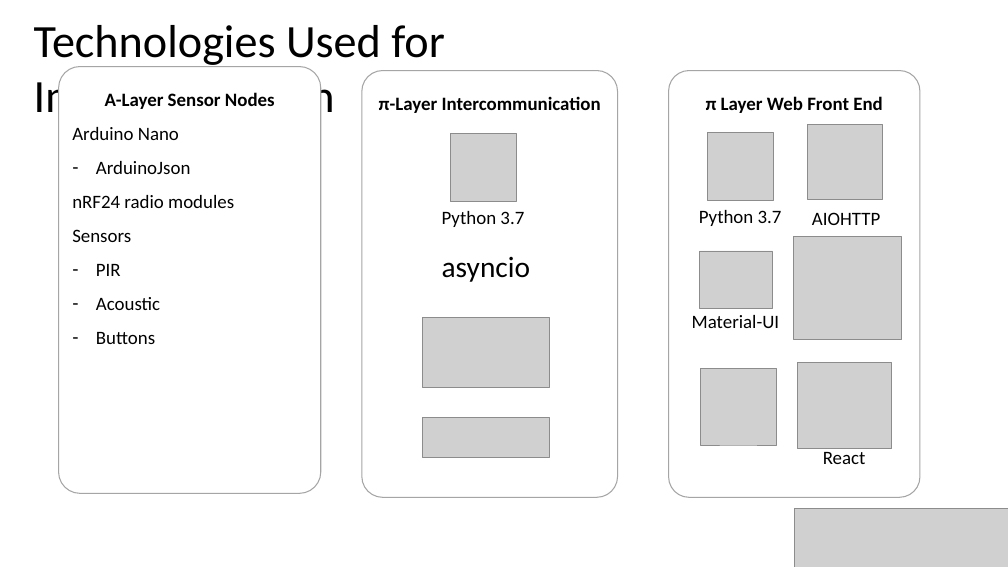
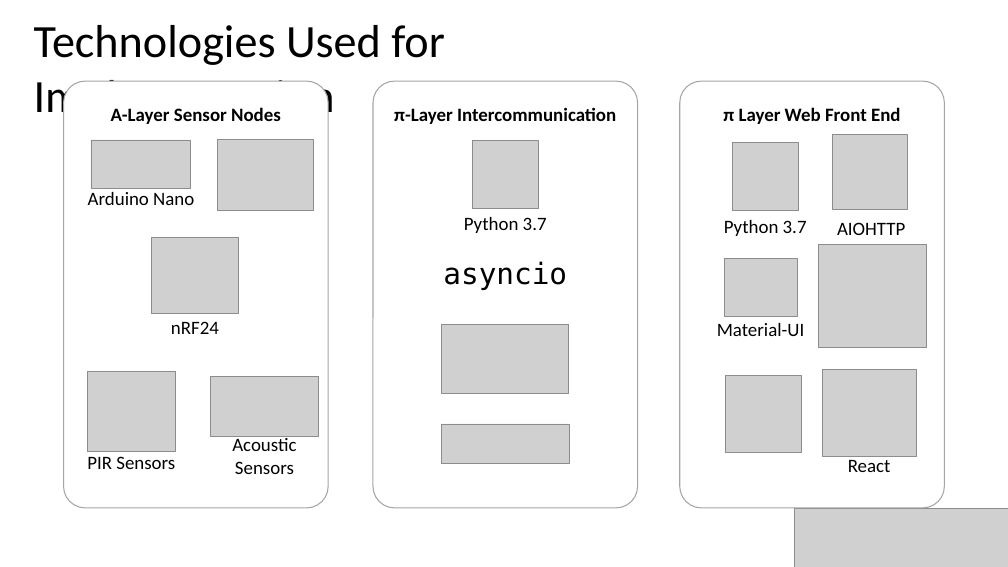
Before and after one commit to gregjhansell97/hive-map, a slide deck: slide 6 of presentation.pptx. Drawn at 1008x567 pixels with LibreOffice and Linux fonts; fonts in the diff are those of the drawing; grey boxes stand for pictures. Boxes give left, top, right and bottom in pixels: in the first picture for what was removed or moved away, otherwise in the second. Text is boxed around its words. In the diff, an @@ line names an element or a change of style, - is before the commit and + after.

```diff
--- a/presentation.pptx
+++ b/presentation.pptx
@@ rounded rectangle "A-Layer Sensor Nodes": place and size @@
-rounded rectangle "A-Layer Sensor Nodes" at (59,67,321,494)
+rounded rectangle "A-Layer Sensor Nodes" at (64,81,328,508)
@@ rounded rectangle "π-Layer Intercommunication": place and size @@
-rounded rectangle "π-Layer Intercommunication" at (362,70,618,498)
+rounded rectangle "π-Layer Intercommunication" at (373,81,637,508)
@@ rounded rectangle "π Layer Web Front End": place and size @@
-rounded rectangle "π Layer Web Front End" at (668,70,920,498)
+rounded rectangle "π Layer Web Front End" at (680,81,944,508)
@@ text in rounded rectangle at (72,127,234,344): paragraphs removed @@
-Arduino Nano
-– ArduinoJson
-nRF24 radio modules
-Sensors
-– PIR
-– Acoustic
-– Buttons
@@ picture: place and size @@
-picture at (450,134,516,202)
+picture at (473,140,538,208)
@@ 2 pictures, 1 text: place and size @@
-2 pictures, 1 text at (423,211,550,457)
+2 pictures, 1 text at (442,217,569,464)
@@ 5 pictures, 4 texts: place and size @@
-5 pictures, 4 texts at (692,125,892,464)
+5 pictures, 4 texts at (717,135,917,472)
@@ text "asyncio" at (443,261,567,290): font Calibri to DejaVu Sans Mono @@
@@ picture: place and size @@
-picture at (794,237,902,340)
+picture at (819,244,927,347)
@@ group added at (87,139,319,474): 5 pictures, 4 texts @@
+Arduino Nano
+nRF24
+PIR Sensors
+Acoustic
+Sensors
```
Also in this commit, not shown: 2 other slides changed, 2 other files.
